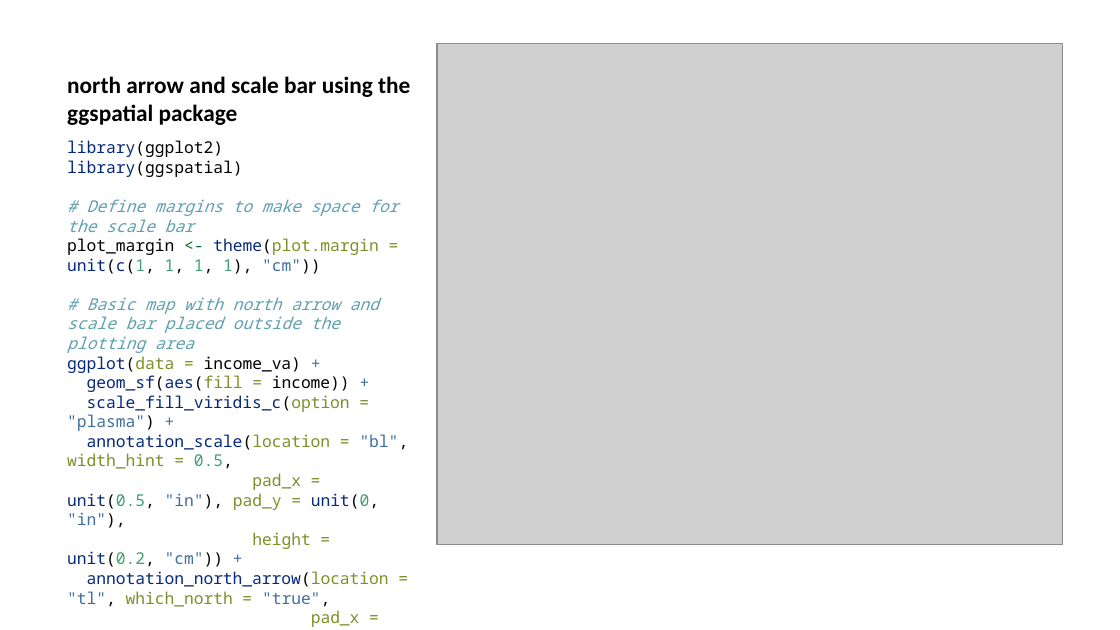
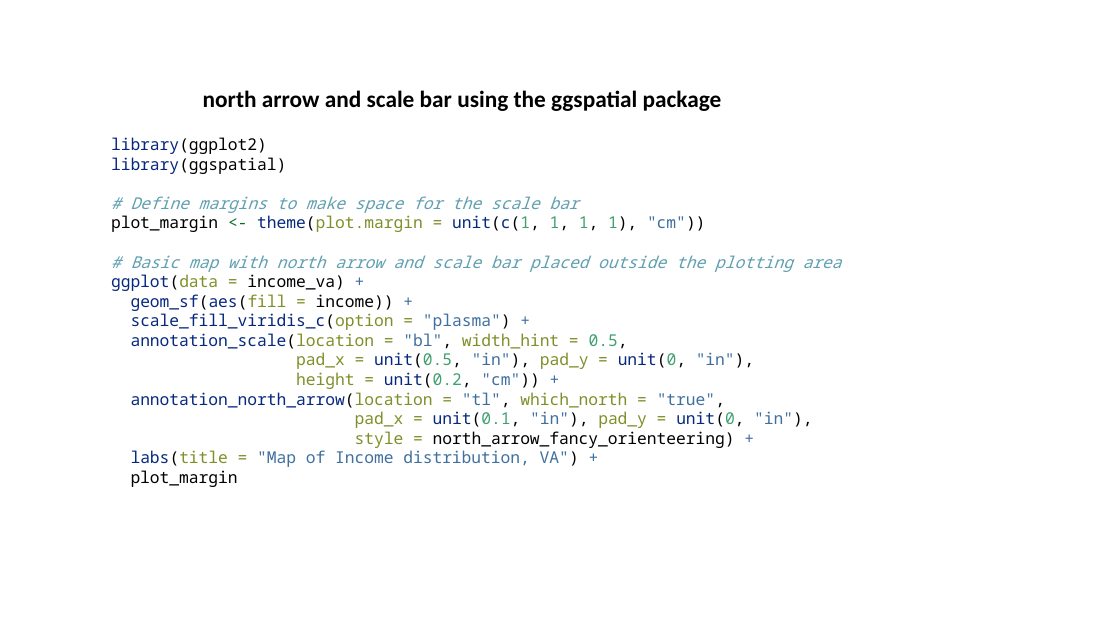
Before and after one commit to yangshao2/Geog4254-5254G, a slide deck: slide 21 of week4/week4.pptx (slide 18 before the commit). Drawn at 1120x630 pixels with LibreOffice and Linux fonts; fonts in the diff are those of the drawing; grey boxes stand for pictures. Boxes give left, top, right and bottom in pixels: in the first picture for what was removed or moved away, otherwise in the second. Text is boxed around its words. In the diff, an @@ line names an element or a change of style, - is before the commit and + after.

```diff
--- a/week4/week4.pptx
+++ b/week4/week4.pptx
@@ title "north arrow and scale bar ..." rewrapped from [67, 76, 410, 125] to [203, 90, 722, 111] @@
@@ picture removed at [437, 44, 1062, 544] @@
@@ text "library(ggplot2) library(ggspatial) # Define margins ..." rewrapped from [67, 140, 409, 627] to [111, 137, 842, 487] @@
```
Also in this commit, not shown: 5 other slides changed, 4 slides added, 24 other files.
